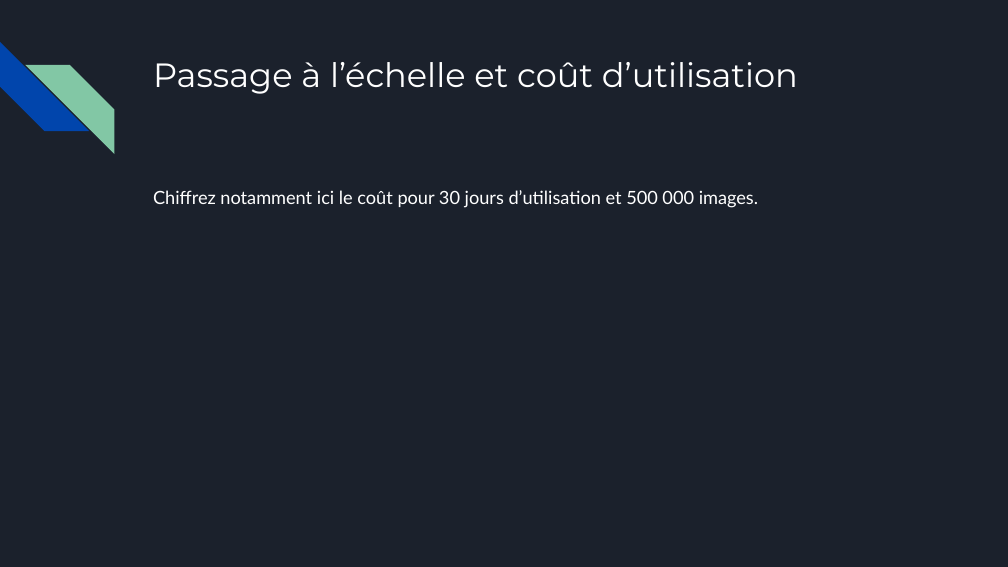
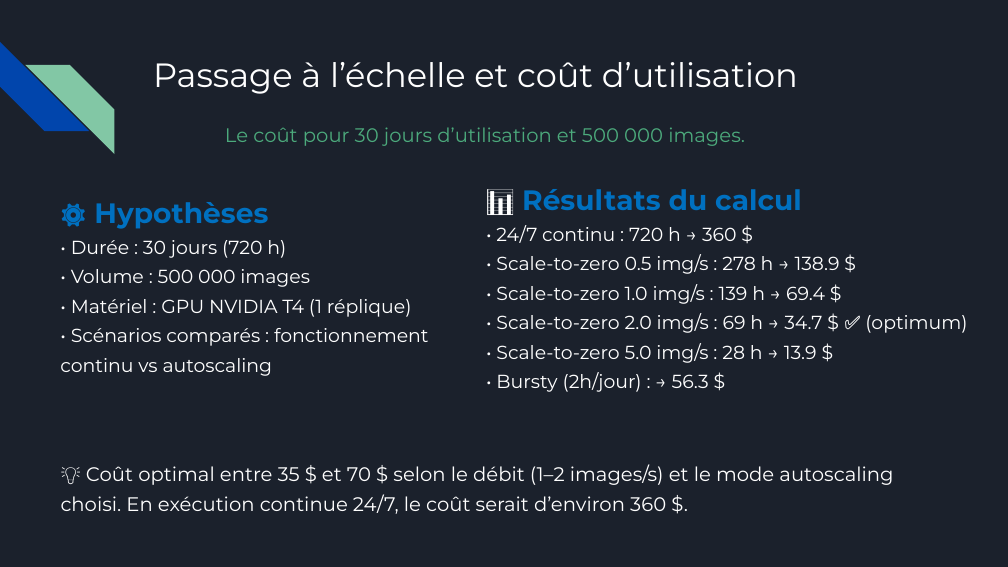
Before and after one commit to linalaetis/FashionTrend, a slide deck: slide 6 of docs/Nkakou_Lina_2_presentation_102025.pptx. Drawn at 1008x567 pixels with LibreOffice and Linux fonts; fonts in the diff are those of the drawing. Boxes give left, top, right and bottom in pixels: in the first picture for what was removed or moved away, otherwise in the second. Text is boxed around its words. In the diff, an @@ line names an element or a change of style, - is before the commit and + after.

```diff
--- a/docs/Nkakou_Lina_2_presentation_102025.pptx
+++ b/docs/Nkakou_Lina_2_presentation_102025.pptx
@@ text at box(225, 127, 745, 146): text changed; size 13 to 14 pt; font Lato to Montserrat; text colour #FFFFFF to #4CAA7C @@
-Chiffrez notamment ici le coût pour 30 jours d’utilisation et 500 000 images.
+Le coût pour 30 jours d’utilisation et 500 000 images.
@@ text added at box(60, 202, 428, 376), 13.5 pt, text #FFFFFF @@
+⚙️ Hypothèses
+  • Durée : 30 jours (720 h)
+  • Volume : 500 000 images
+  • Matériel : GPU NVIDIA T4 (1 réplique)
+  • Scénarios comparés : fonctionnement continu vs autoscaling
@@ text added at box(496, 189, 967, 392), 13.5 pt, text #FFFFFF @@
+📊 Résultats du calcul
+  • 24/7 continu : 720 h → 360 $
+  • Scale-to-zero 0.5 img/s : 278 h → 138.9 $
+  • Scale-to-zero 1.0 img/s : 139 h → 69.4 $
+  • Scale-to-zero 2.0 img/s : 69 h → 34.7 $ ✅ (optimum)
+  • Scale-to-zero 5.0 img/s : 28 h → 13.9 $
+  • Bursty (2h/jour) : → 56.3 $
@@ text added at box(61, 464, 893, 514), 14 pt, text #FFFFFF @@
+💡 Coût optimal entre 35 $ et 70 $ selon le débit (1–2 images/s) et le mode autoscaling choisi. En exécution continue 24/7, le coût serait d’environ 360 $.
```
Also in this commit, not shown: 5 other slides changed, 2 slides added, 2 slides removed, 3 other files.
